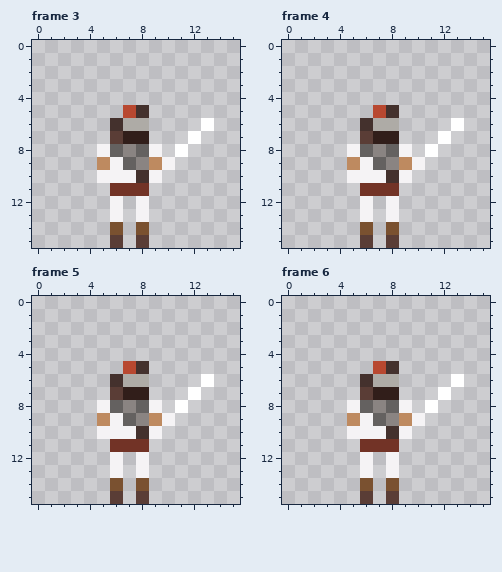
File history of a pixel-art file, assets/hero_S.aseprite. Above: the version before the commit.
16x16 pixels, 8 frames. Colours within 5 levels of each other are drawn and written as one. Shown: frame 3, frame 4, frame 5, frame 6. The commit also changed other frames, which this record leaves out.
The same view after the edit:
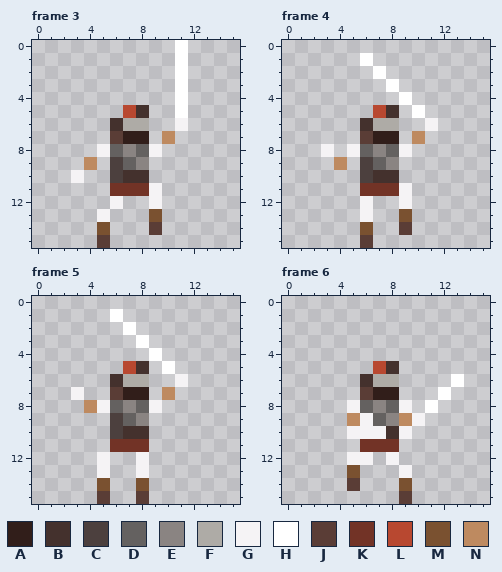
Palette (. is transparent): A #311e1a  B #44312d  C #4c403e  D #646160  E #8a8482  F #aeaba6  G #f5f3f5  H #ffffff  J #5a3d36  K #723326  L #b84830  M #7a5130  N #be8a60
Log entry: [player] update hero S sheet
The edit:
Frame 3:
Colour G gives way to colour B in row 10 at x 7.
Colour G gives way to colour C in rows 9 to 10 at x 6.
The edit adds colour G in row 6 at x 11; in row 10 at x 3; in rows 11 to 12 at x 9; in row 13 at x 5.
The edit adds colour H in rows 0 to 5 at x 11.
The edit adds colour J in row 14 at x 9; in row 15 at x 5.
The edit adds colour M in row 13 at x 9; in row 14 at x 5.
The edit adds colour N in row 7 at x 10; in row 9 at x 4.
The author cleared colour G in row 9 at x 10; in row 10 at x 5 and 9; in row 12 at x 8; in row 13 at x 6 and 8.
The author cleared colour H in row 6 at x 13; in row 7 at x 12; in row 8 at x 11.
The author cleared colour J in row 15 at x 6 and 8.
The author cleared colour M in row 14 at x 6 and 8.
The author cleared colour N in row 9 at x 5 and 9.
Frame 4:
Colour G gives way to colour B in row 10 at x 7.
Colour G gives way to colour C in rows 9 to 10 at x 6.
The edit adds colour G in row 6 at x 11; in row 8 at x 3; in rows 11 to 12 at x 9.
The edit adds colour H in row 1 at x 6; in row 2 at x 7; in row 3 at x 8; in row 4 at x 9; in row 5 at x 10.
The edit adds colour J in row 14 at x 9.
The edit adds colour M in row 13 at x 9.
The edit adds colour N in row 7 at x 10; in row 9 at x 4.
The author cleared colour G in row 9 at x 10; in row 10 at x 5 and 9; in rows 12 to 13 at x 8.
The author cleared colour H in row 6 at x 13; in row 7 at x 12; in row 8 at x 11.
The author cleared colour J in row 15 at x 8.
The author cleared colour M in row 14 at x 8.
The author cleared colour N in row 9 at x 5 and 9.
Frame 5:
Colour G gives way to colour B in row 10 at x 7.
Colour G gives way to colour C in rows 9 to 10 at x 6.
The edit adds colour G in row 6 at x 11; in row 7 at x 3; in rows 12 to 13 at x 5.
The edit adds colour H in row 1 at x 6; in row 2 at x 7; in row 3 at x 8; in row 4 at x 9; in row 5 at x 10.
The edit adds colour J in row 15 at x 5.
The edit adds colour M in row 14 at x 5.
The edit adds colour N in row 7 at x 10; in row 8 at x 4.
The author cleared colour G in row 9 at x 10; in row 10 at x 5 and 9; in rows 12 to 13 at x 6.
The author cleared colour H in row 6 at x 13; in row 7 at x 12; in row 8 at x 11.
The author cleared colour J in row 15 at x 6.
The author cleared colour M in row 14 at x 6.
The author cleared colour N in row 9 at x 5 and 9.
Frame 6:
The edit adds colour G in row 12 at x 5; in row 13 at x 9.
The edit adds colour J in row 14 at x 5; in row 15 at x 9.
The edit adds colour M in row 13 at x 5; in row 14 at x 9.
The author cleared colour G in row 13 at x 6 and 8.
The author cleared colour J in row 15 at x 6 and 8.
The author cleared colour M in row 14 at x 6 and 8.
Pixel boxes of the changes (left, top, right, bottom) in both pictures:
changed: (71, 40, 214, 248)
changed: (321, 53, 464, 248)
changed: (71, 309, 214, 504)
changed: (347, 452, 412, 504)
